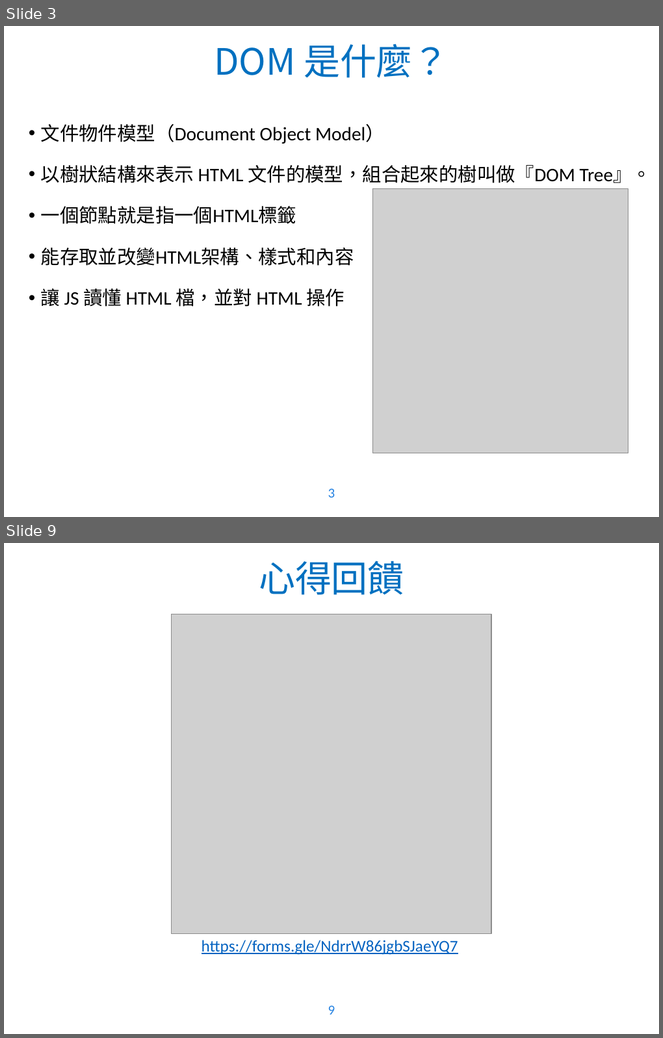
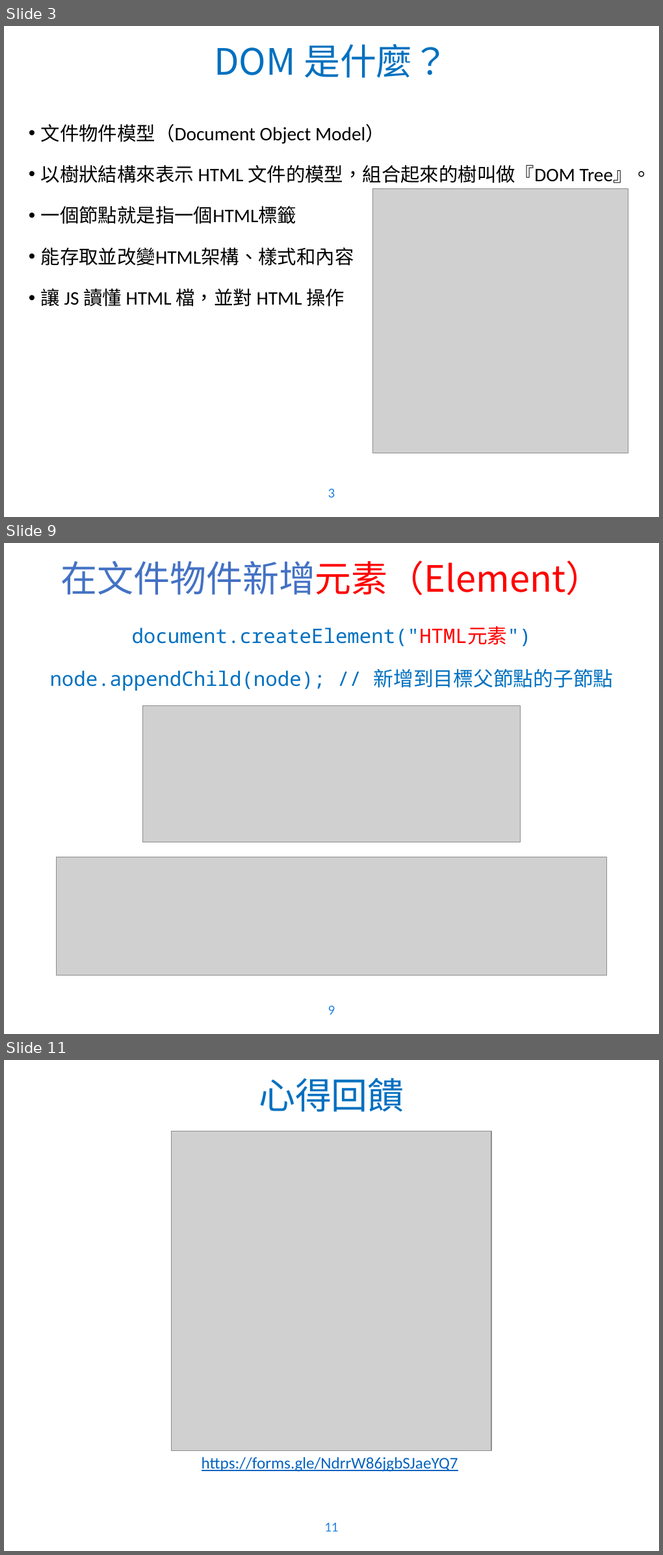
Before and after one commit to WaRTanKE7/WebClubData, a slide deck: 教學簡報/JavaScript - 2.pptx. Shown one above the other, each under a label of ours: slides 3 and 9 before the commit, slides 3, 9 and 11 after it; the slides between them are not shown. The pictures are 663x1038 and 663x1555 pixels, drawn with LibreOffice and Linux fonts; fonts in the diff are those of the drawing; grey boxes stand for pictures; background and template pictures are left out. Boxes give left, top, right and bottom in pixels: in the first picture for what was removed or moved away, otherwise in the second. Text is boxed around its words. In the diff, an @@ line names an element or a change of style, - is before the commit and + after.

```diff
--- a/教學簡報/JavaScript - 2.pptx
+++ b/教學簡報/JavaScript - 2.pptx
@@ slide 9 added at (4, 543, 659, 1034), background picture (left out); not listed: 1 template element that a slide beside it also shows @@
@@ title added at (61, 561, 602, 595), 40 pt, text #FF0000 @@
+在文件物件新增元素（Element）
@@ text added at (50, 626, 614, 691), 22 pt, text #0070C0 @@
+document.createElement("HTML元素")
+node.appendChild(node); // 新增到目標父節點的子節點
@@ picture added at (143, 706, 520, 843) @@
@@ picture added at (57, 857, 607, 975) @@
@@ what was slide 9 is now slide 11 @@
@@ page number at (324, 1523, 338, 1532): text changed @@
-9
+11
```
Also in this commit, not shown: 6 slides changed, 1 other slide added, 1 other file.
